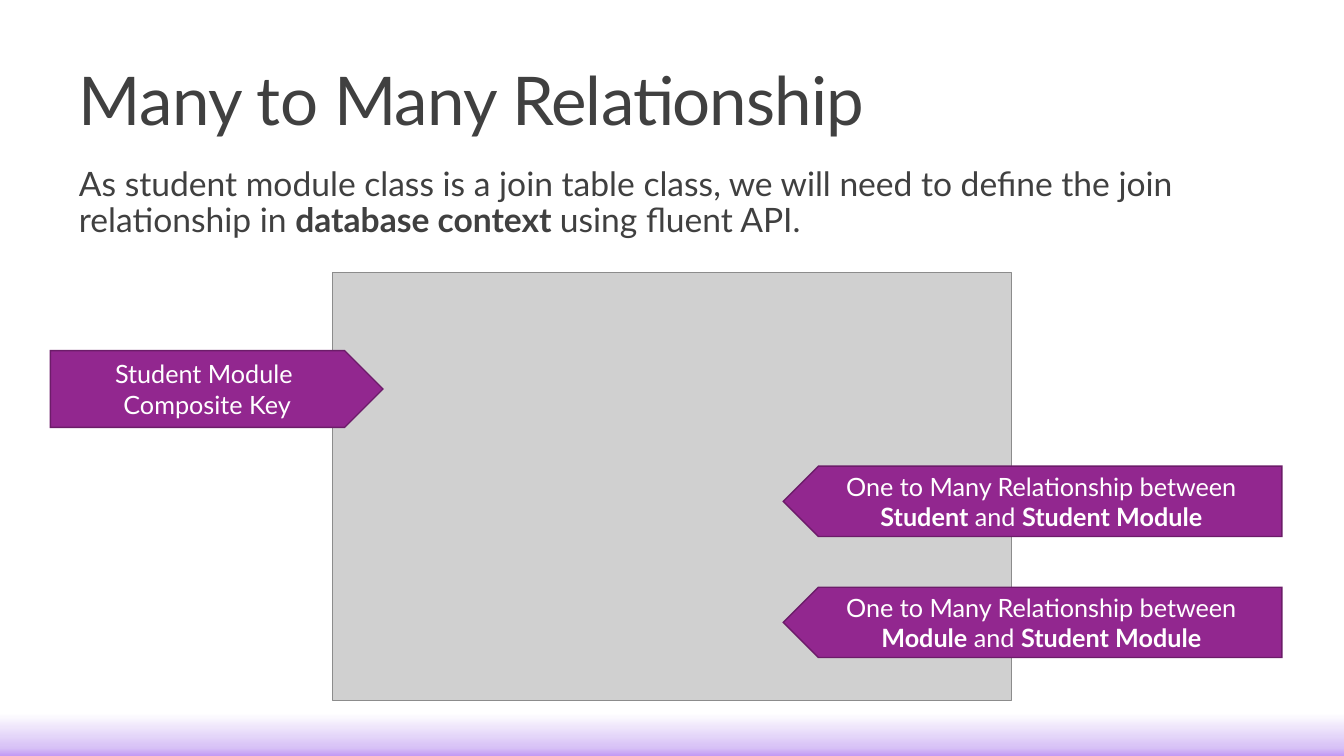
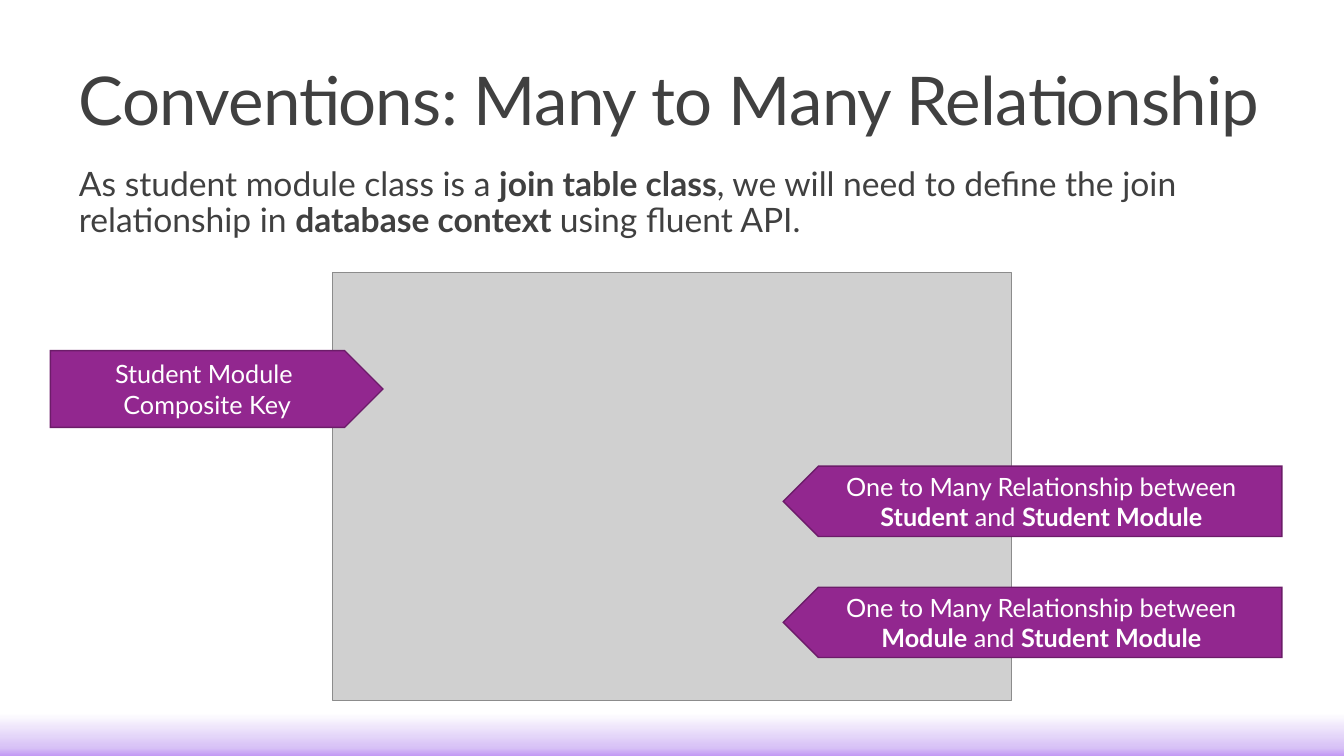
Before and after one commit to c0j0s/StudentManagementSystem, a slide deck: slide 15 of Training Materials/Lecture/2. Implementing EF Core in Your Solution.pptx. Drawn at 1344x756 pixels with LibreOffice and Linux fonts; fonts in the diff are those of the drawing; grey boxes stand for pictures. Boxes give left, top, right and bottom in pixels: in the first picture for what was removed or moved away, otherwise in the second. Text is boxed around its words. In the diff, an @@ line names an element or a change of style, - is before the commit and + after.

```diff
--- a/Training Materials/Lecture/2. Implementing EF Core in Your Solution.pptx
+++ b/Training Materials/Lecture/2. Implementing EF Core in Your Solution.pptx
@@ title at [79,75,1259,137]: text changed @@
-Many to Many Relationship
+Conventions: Many to Many Relationship
@@ text "As student module class is ..." at [79,171,1176,238]: bold on in "join table class," @@
```
Also in this commit, not shown: 16 other slides changed, 5 other files.
